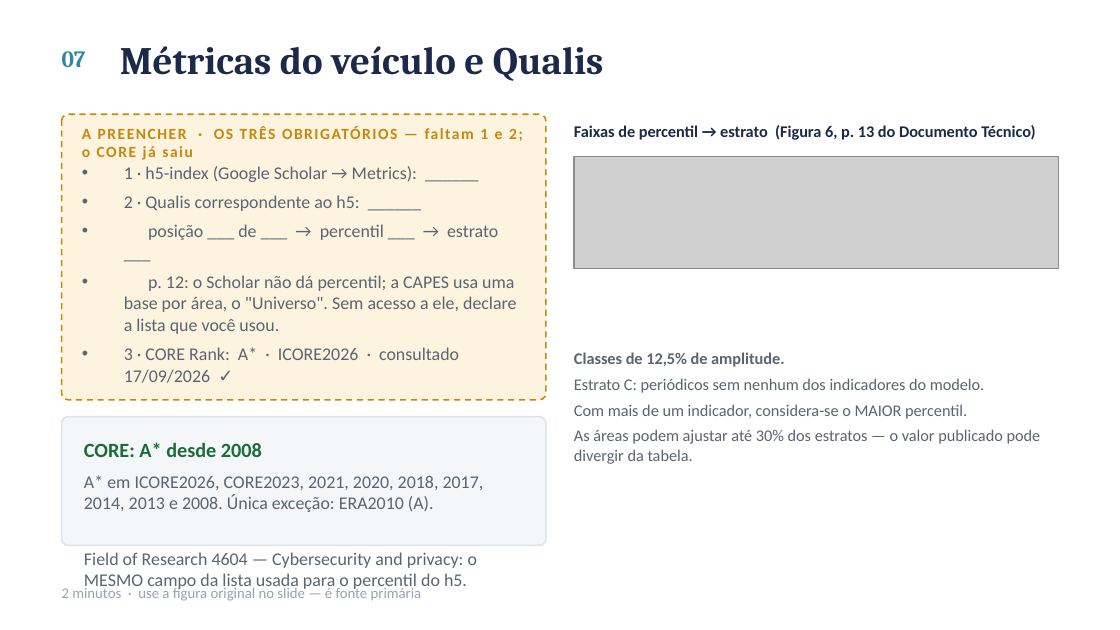
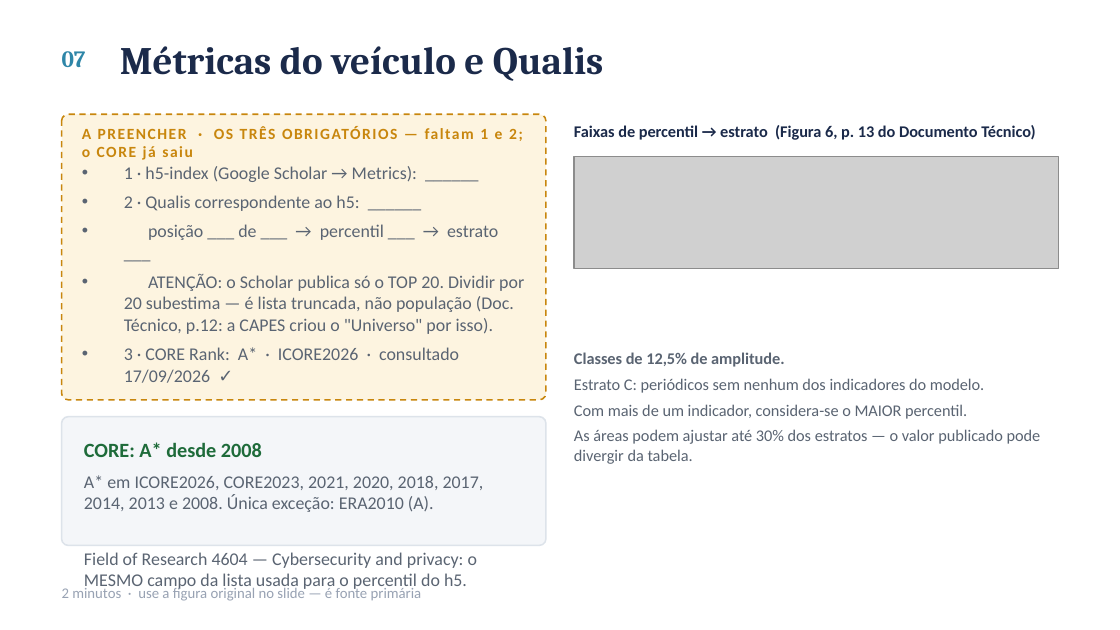
Before and after one commit to ClaudioAMF1/TCC, a slide deck: slide 8 of seminario/seminario-analise-de-artigo.pptx. Drawn at 1120x630 pixels with LibreOffice and Linux fonts; fonts in the diff are those of the drawing; grey boxes stand for pictures. Boxes give left, top, right and bottom in pixels: in the first picture for what was removed or moved away, otherwise in the second. Text is boxed around its words. In the diff, an @@ line names an element or a change of style, - is before the commit and + after.

```diff
--- a/seminario/seminario-analise-de-artigo.pptx
+++ b/seminario/seminario-analise-de-artigo.pptx
@@ text at [124, 274, 524, 334]: text changed @@
-• p. 12: o Scholar não dá percentil; a CAPES usa uma base por área, o "Universo". Sem acesso a ele, declare a lista que você usou.
+• ATENÇÃO: o Scholar publica só o TOP 20. Dividir por 20 subestima — é lista truncada, não população (Doc. Técnico, p.12: a CAPES criou o "Universo" por isso).
```
Also in this commit, not shown: 4 other files.
